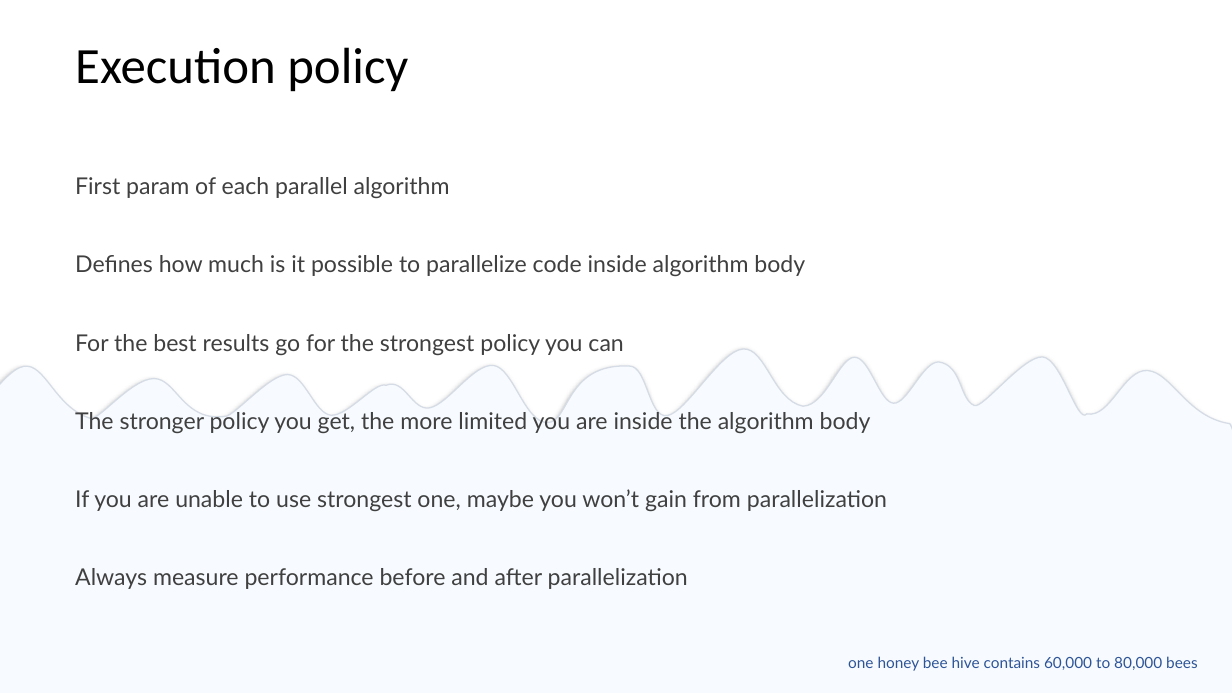
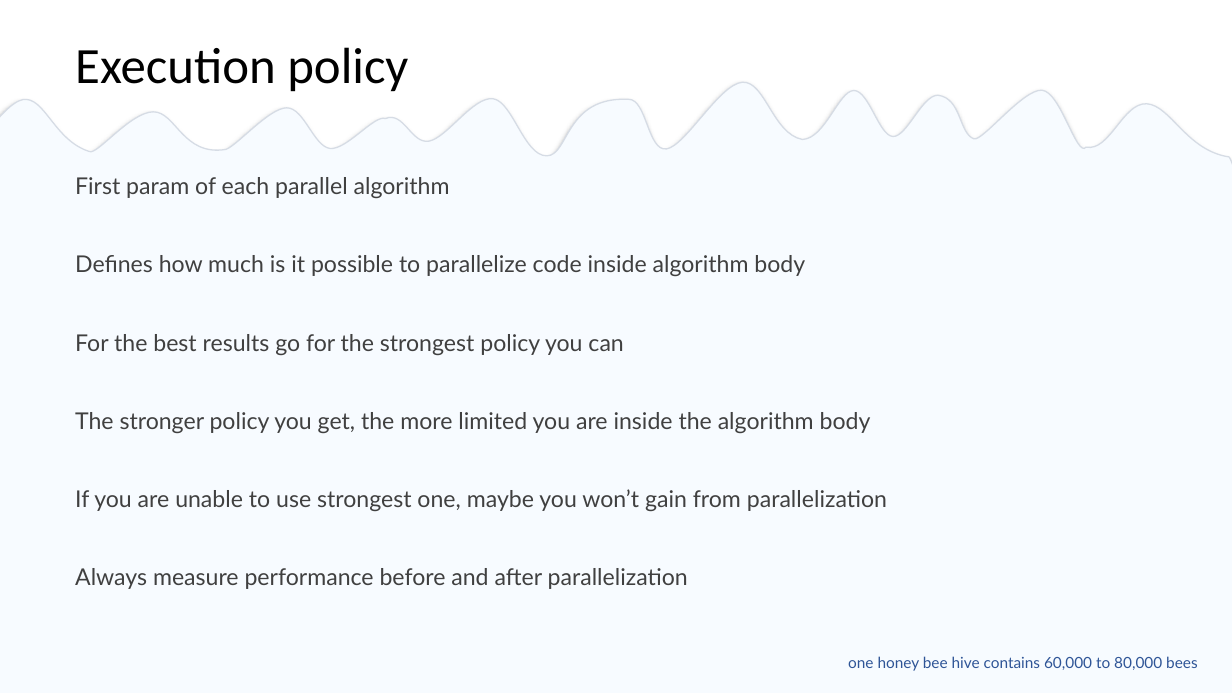
Before and after one commit to EmptySquareBubble/StoriesFromAParallelUniverse-, a slide deck: slide 37 of stories_from_a_paralel_universe.pptx. Drawn at 1232x693 pixels with LibreOffice and Linux fonts; fonts in the diff are those of the drawing. Boxes give left, top, right and bottom in pixels: in the first picture for what was removed or moved away, otherwise in the second. Text is boxed around its words. In the diff, an @@ line names an element or a change of style, - is before the commit and + after.

```diff
--- a/stories_from_a_paralel_universe.pptx
+++ b/stories_from_a_paralel_universe.pptx
@@ freeform shape: place and size @@
-freeform shape at box(0, 335, 1232, 463)
+freeform shape at box(0, 68, 1232, 196)
@@ rectangle: place and size @@
-rectangle at box(0, 433, 1232, 693)
+rectangle at box(0, 165, 1232, 693)
```
Also in this commit, not shown: 8 other slides changed.
